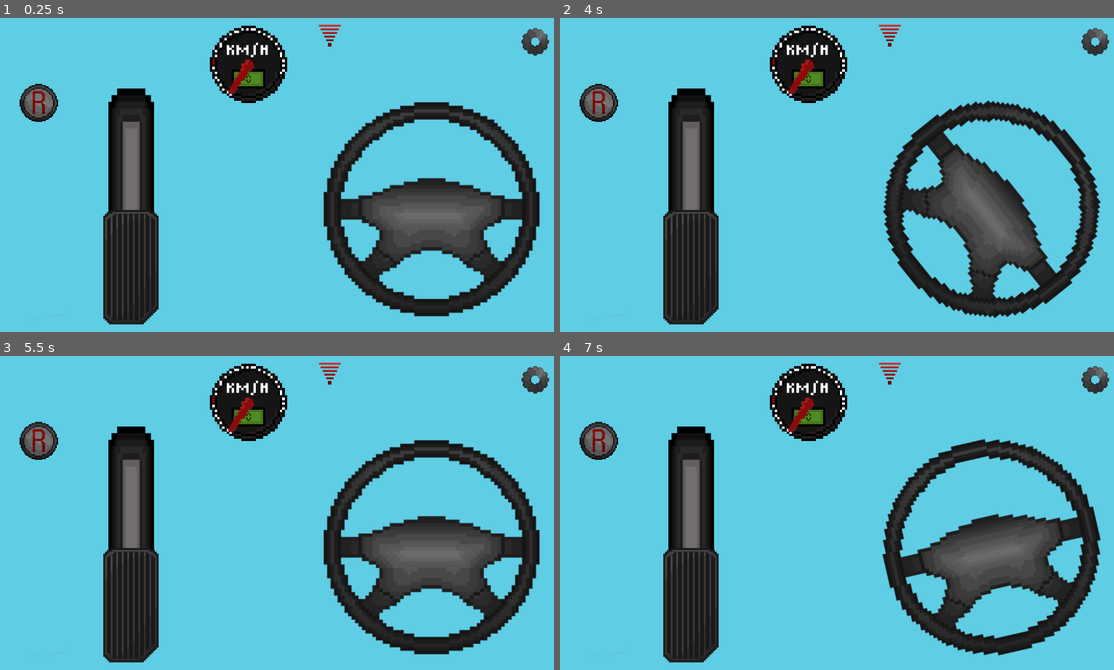
Above: before the commit, frames 1-4 (two rows, left to right).
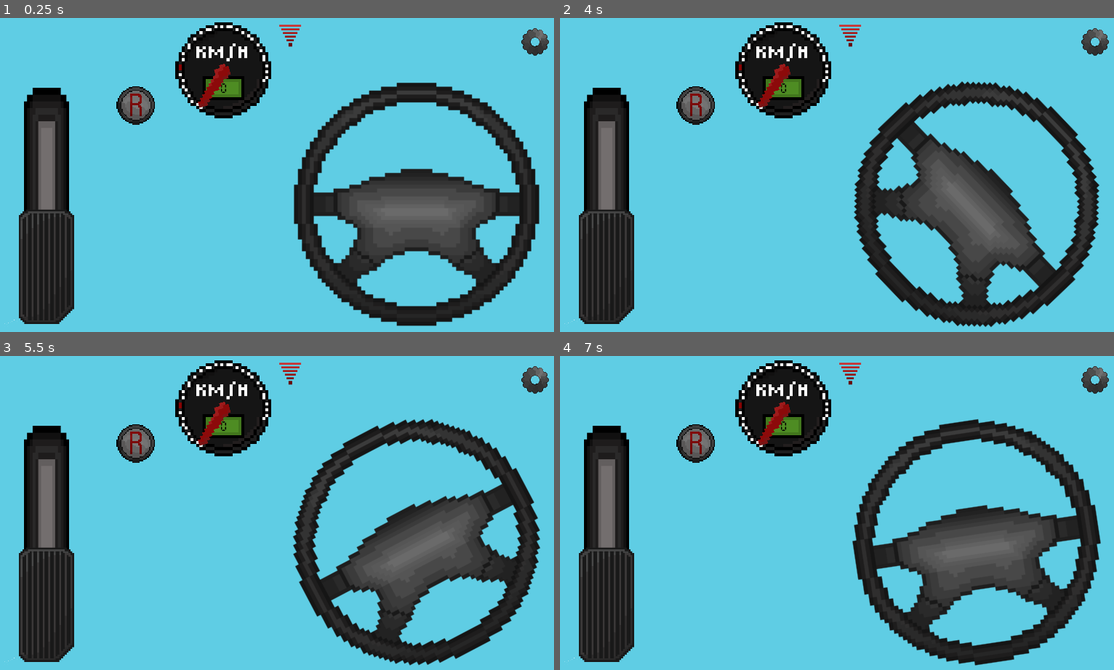
Above: after the commit, the same moments.

Repository: mfrontiera/MobileDrive
Game: Godot game, scene res://Scenes/Main.tscn
Two runs of this game, one before a commit and one after it. Both use one fixed random seed, a clock stepped at 60 frames per second and the inputs below.
Inputs (mouse positions are in pixels of both pictures, inside the frame that each line leads up to):
- Up to frame 1 (0.25 s): no input
- Up to frame 2 (4 s): tap Enter at 0.5, 2.75 s; move the mouse to (958, 165) at 0.52 s; click (958, 165) at 0.67 s; drag from (715, 196) to (803, 247) at 1.27 s; tap Space at 2, 3.5 s; move the mouse to (886, 109) at 2.02 s; click (886, 109) at 2.17 s; drag from (803, 247) to (654, 131) at 2.77 s; move the mouse to (1003, 231) at 3.52 s; click (1003, 231) at 3.67 s
- Up to frame 3 (5.5 s): drag from (94, 469) to (182, 437) at 4.27 s; tap Enter at 5 s; move the mouse to (299, 519) at 5.02 s; click (299, 519) at 5.17 s
- Up to frame 4 (7 s): drag from (742, 437) to (715, 534) at 5.77 s; tap Space at 6.5 s; move the mouse to (958, 503) at 6.52 s; click (958, 503) at 6.67 s

The runs differ from the first frame. In frame 1, 29% of the frame differs, in the area x 0-100%, y 1-99%; in frame 2, 29%; in frame 3, 32%; in frame 4, 30%.

Commit message:
New apk file

Diff:
--- a/Scenes/Main.tscn
+++ b/Scenes/Main.tscn
@@ -47,8 +47,8 @@
 script = ExtResource("1_7rtvo")
 
 [node name="WheelTexture" type="Sprite2D" parent="."]
-position = Vector2(993, 421)
-scale = Vector2(1.89844, 1.91534)
+position = Vector2(960, 410)
+scale = Vector2(2.15625, 2.17545)
 texture = ExtResource("4_a5x1w")
 script = ExtResource("2_n101o")
 
@@ -59,8 +59,8 @@
 script = ExtResource("1_gg4eu")
 
 [node name="SpeedometerBackground" type="Sprite2D" parent="."]
-position = Vector2(590, 102)
-scale = Vector2(0.331875, 0.331875)
+position = Vector2(535, 115)
+scale = Vector2(0.411875, 0.411875)
 texture = ExtResource("7_0l68h")
 
 [node name="SpeedLabel" type="Label" parent="SpeedometerBackground"]
@@ -81,13 +81,13 @@
 script = ExtResource("10_g7vvh")
 
 [node name="Reverse Button" type="TouchScreenButton" parent="."]
-position = Vector2(86, 145)
+position = Vector2(300, 150)
 scale = Vector2(0.330995, 0.33)
 shape = SubResource("CircleShape2D_jgabw")
 script = ExtResource("12_xnwn2")
 
 [node name="GasBackground" type="Sprite2D" parent="."]
-position = Vector2(332, 389)
+position = Vector2(146, 388)
 scale = Vector2(1.54704, 1.46001)
 texture = ExtResource("12_etrju")
 
@@ -110,7 +110,7 @@
 script = ExtResource("17_vinui")
 
 [node name="ConnectionStatus" type="Sprite2D" parent="Node"]
-position = Vector2(769, 39)
+position = Vector2(682, 39)
 
 [connection signal="idSignal" from="." to="Node" method="_on_main_id_signal"]
 [connection signal="ipSignal" from="." to="Node" method="_on_main_ip_signal"]
--- a/Scenes/Settings.tscn
+++ b/Scenes/Settings.tscn
@@ -16,10 +16,10 @@
 texture = ExtResource("2_ld8h1")
 
 [node name="IdEnter" type="LineEdit" parent="."]
-offset_left = 694.0
-offset_top = 78.0
-offset_right = 810.0
-offset_bottom = 124.0
+offset_left = 815.0
+offset_top = 229.0
+offset_right = 931.0
+offset_bottom = 275.0
 theme_override_fonts/font = ExtResource("1_3c7lu")
 placeholder_text = "id"
 alignment = 1
@@ -29,10 +29,10 @@
 caret_blink = true
 
 [node name="IpEnter" type="LineEdit" parent="."]
-offset_left = 252.0
-offset_top = 78.0
-offset_right = 674.0
-offset_bottom = 124.0
+offset_left = 373.0
+offset_top = 229.0
+offset_right = 795.0
+offset_bottom = 275.0
 theme_override_fonts/font = ExtResource("1_3c7lu")
 placeholder_text = "ip adress;port"
 context_menu_enabled = false
@@ -48,35 +48,35 @@
 shape = SubResource("CircleShape2D_bhj6m")
 
 [node name="ShifterSlider" type="HSlider" parent="."]
-offset_left = 400.0
-offset_top = 293.0
-offset_right = 628.0
-offset_bottom = 309.0
+offset_left = 521.0
+offset_top = 444.0
+offset_right = 749.0
+offset_bottom = 460.0
 max_value = 5.0
 step = 0.05
 
 [node name="WheelSlider" type="HSlider" parent="."]
-offset_left = 397.0
-offset_top = 193.0
-offset_right = 625.0
-offset_bottom = 209.0
+offset_left = 518.0
+offset_top = 344.0
+offset_right = 746.0
+offset_bottom = 360.0
 max_value = 5.0
 step = 0.05
 
 [node name="ShifterLabel" type="Label" parent="."]
-offset_left = 395.0
-offset_top = 248.0
-offset_right = 651.0
-offset_bottom = 271.0
+offset_left = 516.0
+offset_top = 399.0
+offset_right = 772.0
+offset_bottom = 422.0
 theme_override_colors/font_color = Color(0, 0, 0, 1)
 theme_override_fonts/font = ExtResource("1_3c7lu")
 text = "Gas pedal comeback speed"
 
 [node name="WheelLabel" type="Label" parent="."]
-offset_left = 401.0
-offset_top = 157.0
-offset_right = 623.0
-offset_bottom = 180.0
+offset_left = 522.0
+offset_top = 308.0
+offset_right = 744.0
+offset_bottom = 331.0
 theme_override_colors/font_color = Color(0, 0, 0, 1)
 theme_override_fonts/font = ExtResource("1_3c7lu")
 text = "Wheel comeback speed"
--- a/project.godot
+++ b/project.godot
@@ -22,8 +22,7 @@
 
 window/size/viewport_width=1280
 window/size/viewport_height=720
-window/stretch/mode="viewport"
-window/stretch/aspect="ignore"
+window/stretch/mode="canvas_items"
 
 [input_devices]
 
Not shown, changed: export_presets.cfg
Not shown, changed: Apps/MobileDrive_v0.1.apk
Not shown, changed: Apps/MobileDrive_v0.1.apk.idsig
Not shown, changed: Apps/MobileDrive_v0.2.apk
Not shown, removed: Apps/MobileDrive_v0.2.apk.idsig
